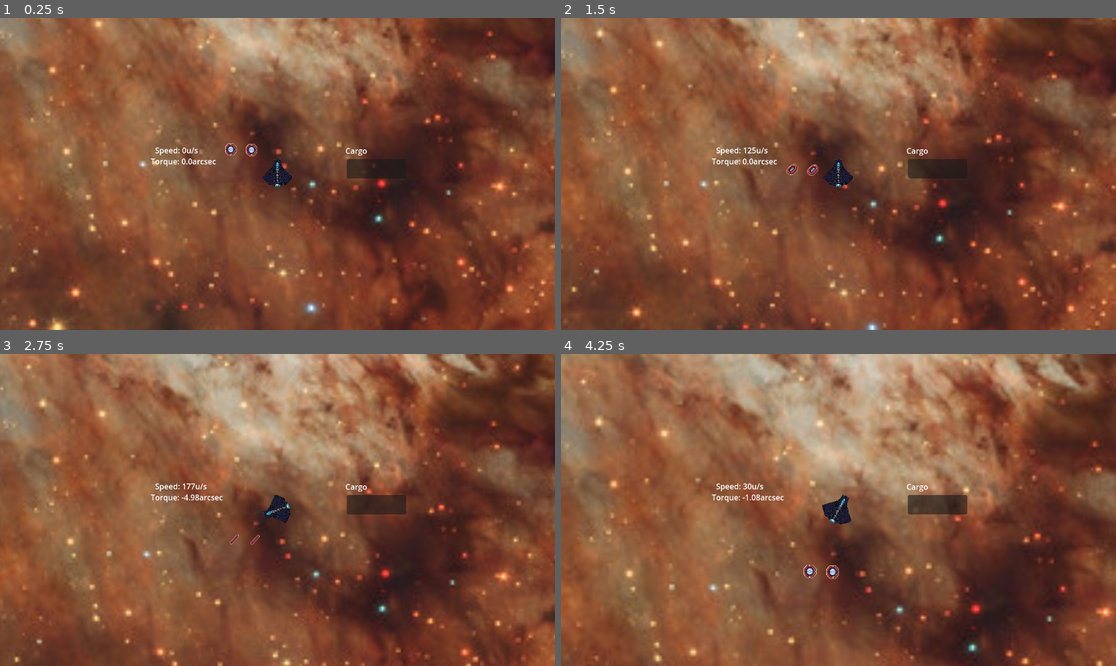
Above: before the commit, frames 1-4 (two rows, left to right).
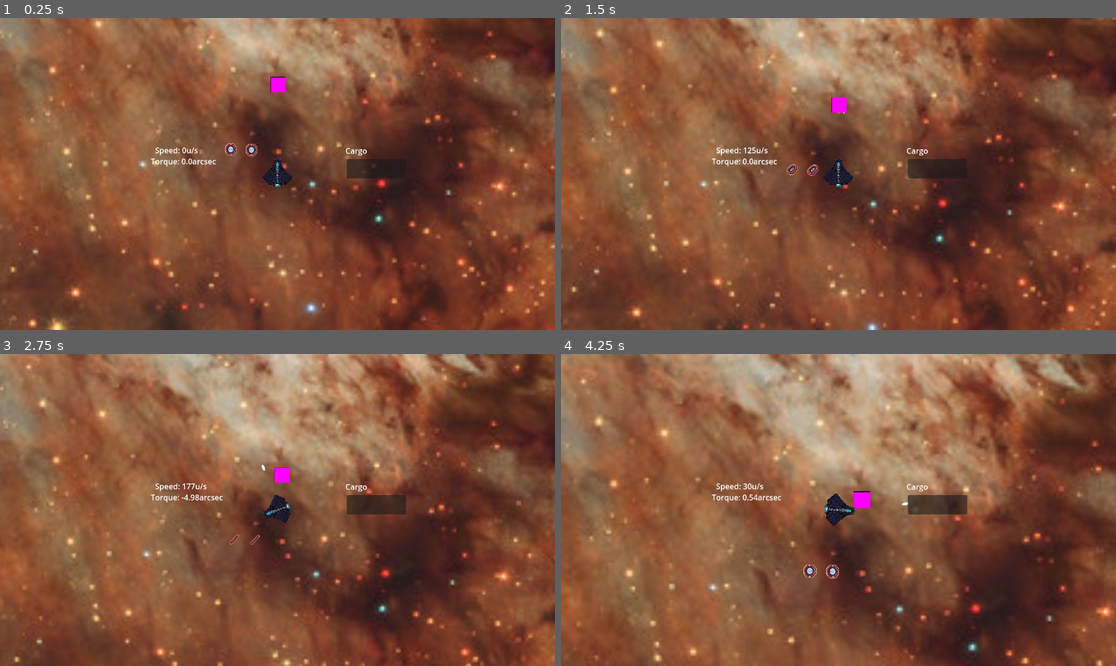
Above: after the commit, the same moments.

Repository: Tegiminis/Space-Piracy
Game: Godot game, scene res://debug_main.tscn
Same seed, same stepped clock (60 frames per second), same inputs: the game is played once before the commit and once after it.
Inputs (mouse positions are in pixels of both pictures, inside the frame that each line leads up to):
- Up to frame 1 (0.25 s): no input
- Up to frame 2 (1.5 s): move the mouse to (960, 158) at 0.52 s; hold W (thrust) 0.53-1.28 s; click (960, 158) at 0.6 s; move the mouse to (727, 189) at 1.27 s; hold Space (brake) from 1.28 s (still down); tap J (jettison) at 1.35 s
- Up to frame 3 (2.75 s): click (166, 525) at 1.55 s; move the mouse to (333, 441) at 2.02 s; release Space (brake) at 2.03 s; hold W (thrust) from 2.03 s (still down); hold A (rotate_ccw) from 2.03 s (still down); click (333, 441) at 2.3 s
- Up to frame 4 (4.25 s): move the mouse to (810, 572) at 2.77 s; release A (rotate_ccw) at 2.78 s; tap D (rotate_cw) at 2.85 s; click (810, 572) at 3.05 s; move the mouse to (1005, 556) at 3.52 s; release W (thrust) at 3.53 s; hold Space (brake) from 3.53 s (still down); tap Mouse wheel up (zoom_in) at 3.6 s; click (1005, 556) at 3.8 s

The runs differ from the first frame. In frame 1, 0.1% of the frame differs, in the area x 48-52%, y 18-24%; in frame 2, 0.1%; in frame 3, 0.2%; in frame 4, 0.7%, in the area x 32-75%, y 43-94%.

Commit message:
added hardpoint class added projectile class added health component added debug target you can shoot the debug target to deal damage and play projectile impact animation

Diff:
--- /dev/null
+++ b/actors/player/hardpoint.gd
@@ -0,0 +1,16 @@
+extends Node2D
+class_name Hardpoint
+
+const PLAYER : int = 2
+
+@export var projectile : PackedScene
+
+func fire():
+	var _obj : Projectile
+	_obj = projectile.instantiate()
+	_obj.source = owner
+	_obj.add_collision_exception_with(owner)
+	_obj.global_position = global_position
+	_obj.global_rotation = global_rotation
+	_obj.apply_impulse(-_obj.transform.y * _obj.speed)
+	get_tree().root.get_child(0).add_child(_obj)
--- a/actors/player/player.gd
+++ b/actors/player/player.gd
@@ -6,6 +6,7 @@
 @export var hud : CanvasLayer
 @onready var camera = $Camera2D
 @onready var cargo = $CargoInventory
+@onready var hardpoint = $Hardpoint
 
 func _ready() -> void:
 	hud.cargo_list.item_activated.connect(_cargo_jettison_button_pressed)
@@ -17,7 +18,6 @@
 	pass
 
 func _physics_process(delta: float) -> void:
-
 	linear_damp = 0
 
 	var int_speed = snapped(linear_velocity.length(), 1)
@@ -47,6 +47,9 @@
 	if Input.is_action_just_pressed("jettison"):
 		cargo.jettison("Debug")
 
+	if Input.is_action_just_pressed("fire"):
+		hardpoint.fire()
+
 func _update_cargo_hud():
 	var inv_debug_str : String = ""
 	for key in cargo.inventory:
--- a/actors/player/player.tscn
+++ b/actors/player/player.tscn
@@ -1,8 +1,10 @@
-[gd_scene load_steps=7 format=3 uid="uid://dehoi63e4uru4"]
+[gd_scene load_steps=9 format=3 uid="uid://dehoi63e4uru4"]
 
 [ext_resource type="Script" uid="uid://vi18hjd2sbii" path="res://actors/player/player.gd" id="1_ilk7j"]
 [ext_resource type="Texture2D" uid="uid://b3chcwm3qclqe" path="res://sprites/Kitty-Fighter-1.png" id="1_nvxhs"]
 [ext_resource type="Script" uid="uid://bcxihwjlgobj0" path="res://components/cargo/cargo_inventory.gd" id="3_ax26v"]
+[ext_resource type="Script" uid="uid://xcops28rerud" path="res://actors/player/hardpoint.gd" id="4_lsqbn"]
+[ext_resource type="PackedScene" uid="uid://0f56kwfhhpo7" path="res://objects/projectiles/plasma.tscn" id="5_6p1w3"]
 
 [sub_resource type="RectangleShape2D" id="RectangleShape2D_ilk7j"]
 size = Vector2(20, 95)
@@ -15,7 +17,8 @@
 
 [node name="Player" type="RigidBody2D"]
 z_index = 1
-collision_mask = 4
+collision_layer = 2
+collision_mask = 13
 gravity_scale = 0.0
 inertia = 10.0
 linear_damp_mode = 1
@@ -37,10 +40,18 @@
 zoom = Vector2(0.5, 0.5)
 
 [node name="CargoInventory" type="Area2D" parent="."]
+collision_mask = 16
 script = ExtResource("3_ax26v")
 
 [node name="CollisionShape2D" type="CollisionShape2D" parent="CargoInventory"]
 shape = SubResource("RectangleShape2D_lsqbn")
 
+[node name="Hardpoint" type="Node2D" parent="."]
+position = Vector2(12, -44)
+script = ExtResource("4_lsqbn")
+projectile = ExtResource("5_6p1w3")
+
+[node name="RayCast2D" type="RayCast2D" parent="Hardpoint"]
+
 [connection signal="added" from="CargoInventory" to="." method="_on_cargo_inventory_added"]
 [connection signal="jettisoned" from="CargoInventory" to="." method="_on_cargo_inventory_jettisoned"]
--- a/components/hud/hud.tscn
+++ b/components/hud/hud.tscn
@@ -3,6 +3,7 @@
 [ext_resource type="Script" uid="uid://cxpw6y2cssp6p" path="res://components/hud/hud.gd" id="1_p67qi"]
 
 [sub_resource type="SystemFont" id="SystemFont_p67qi"]
+subpixel_positioning = 0
 
 [sub_resource type="Theme" id="Theme_kjhcr"]
 default_font = SubResource("SystemFont_p67qi")
--- a/debug_main.tscn
+++ b/debug_main.tscn
@@ -1,12 +1,14 @@
-[gd_scene load_steps=8 format=3 uid="uid://r53hx63atqvf"]
+[gd_scene load_steps=11 format=3 uid="uid://r53hx63atqvf"]
 
 [ext_resource type="PackedScene" uid="uid://dehoi63e4uru4" path="res://actors/player/player.tscn" id="1_qa1h0"]
 [ext_resource type="Texture2D" uid="uid://dnbpr2tvbwrfk" path="res://sprites/space_backdrop.jpg" id="2_btyhq"]
 [ext_resource type="PackedScene" uid="uid://bjfvop78828wx" path="res://objects/cargo_container/CargoContainer.tscn" id="3_nve11"]
 [ext_resource type="Script" uid="uid://h7tcafjig66e" path="res://resources/item.gd" id="4_a3sma"]
 [ext_resource type="PackedScene" uid="uid://dtdul0e476fqk" path="res://components/hud/hud.tscn" id="5_4b5sl"]
+[ext_resource type="PackedScene" uid="uid://iybkwmvq55g1" path="res://objects/debug/debug_target.tscn" id="6_4b5sl"]
+[ext_resource type="Script" uid="uid://qnurikpe3d5k" path="res://resources/health.gd" id="7_4deea"]
 
-[sub_resource type="Resource" id="Resource_bey5n"]
+[sub_resource type="Resource" id="Resource_4deea"]
 resource_local_to_scene = true
 script = ExtResource("4_a3sma")
 name = "Iron"
@@ -29,6 +31,18 @@
 container = ExtResource("3_nve11")
 metadata/_custom_type_script = "uid://h7tcafjig66e"
 
+[sub_resource type="Resource" id="Resource_c4u31"]
+resource_local_to_scene = true
+script = ExtResource("7_4deea")
+health_max = 10
+armor_max = 0
+resistance = 0
+super_armor = false
+invulnerable = false
+killable = false
+crit_mult = 2.0
+metadata/_custom_type_script = "uid://qnurikpe3d5k"
+
 [node name="DebugMain" type="Node2D"]
 
 [node name="Player" parent="." node_paths=PackedStringArray("hud") instance=ExtResource("1_qa1h0")]
@@ -50,3 +64,7 @@
 item = SubResource("Resource_4b5sl")
 
 [node name="HUD" parent="." instance=ExtResource("5_4b5sl")]
+
+[node name="DebugTarget" parent="." instance=ExtResource("6_4b5sl")]
+position = Vector2(471, -78)
+health = SubResource("Resource_c4u31")
--- /dev/null
+++ b/lib/mathlib.gd
@@ -0,0 +1,7 @@
+extends Resource
+class_name MathLib
+
+static func radian_to_vector2(radian : float):
+	var direction = Vector2(cos(radian), sin(radian))
+	direction = direction.normalized()
+	return direction
--- a/objects/cargo_container/CargoContainer.tscn
+++ b/objects/cargo_container/CargoContainer.tscn
@@ -56,7 +56,8 @@
 shape = SubResource("CircleShape2D_8rlx8")
 
 [node name="Area2D" type="Area2D" parent="."]
-collision_layer = 4
+collision_layer = 16
+collision_mask = 2
 
 [node name="CollisionShape2D" type="CollisionShape2D" parent="Area2D"]
 shape = SubResource("RectangleShape2D_chr78")
--- /dev/null
+++ b/objects/debug/debug_target.gd
@@ -0,0 +1,14 @@
+extends RigidBody2D
+
+@export var health : ComponentHealth
+
+func _ready() -> void:
+	health._ready()
+	health.connect("injured", _on_injured)
+	health.connect("died", _on_died)
+
+func _on_injured(amount, crit, source):
+	print("Debug Target Damage: " + str(amount))
+
+func _on_died(killer):
+	queue_free()
--- /dev/null
+++ b/objects/debug/debug_target.tscn
@@ -0,0 +1,19 @@
+[gd_scene load_steps=4 format=3 uid="uid://iybkwmvq55g1"]
+
+[ext_resource type="Script" uid="uid://didhi0tmhgpkf" path="res://objects/debug/debug_target.gd" id="1_ip64q"]
+
+[sub_resource type="RectangleShape2D" id="RectangleShape2D_o0dwv"]
+size = Vector2(64, 64)
+
+[sub_resource type="PlaceholderTexture2D" id="PlaceholderTexture2D_73vtt"]
+size = Vector2(64, 64)
+
+[node name="DebugTarget" type="RigidBody2D"]
+collision_layer = 4
+script = ExtResource("1_ip64q")
+
+[node name="CollisionShape2D" type="CollisionShape2D" parent="."]
+shape = SubResource("RectangleShape2D_o0dwv")
+
+[node name="Sprite2D" type="Sprite2D" parent="."]
+texture = SubResource("PlaceholderTexture2D_73vtt")
--- /dev/null
+++ b/objects/projectiles/plasma.tscn
@@ -0,0 +1,284 @@
+[gd_scene load_steps=11 format=3 uid="uid://0f56kwfhhpo7"]
+
+[ext_resource type="Script" uid="uid://c6grot2n04rb4" path="res://objects/projectiles/projectile.gd" id="1_6da6v"]
+[ext_resource type="Texture2D" uid="uid://cluyb5xrk0ony" path="res://sprites/projectile-1-standard.png" id="1_gjs8h"]
+[ext_resource type="Texture2D" uid="uid://b53wppybs8wki" path="res://sprites/projectile-1-standard-impactsheet-alternate.png" id="3_nqphd"]
+[ext_resource type="Texture2D" uid="uid://dgkvtxfachrxi" path="res://sprites/projectile-1-standard-impactsheet.png" id="4_nh7cq"]
+
+[sub_resource type="CapsuleShape2D" id="CapsuleShape2D_6da6v"]
+radius = 5.0
+height = 24.0
+
+[sub_resource type="Animation" id="Animation_nh7cq"]
+resource_name = "idle"
+tracks/0/type = "value"
+tracks/0/imported = false
+tracks/0/enabled = true
+tracks/0/path = NodePath("Projectile:visible")
+tracks/0/interp = 1
+tracks/0/loop_wrap = true
+tracks/0/keys = {
+"times": PackedFloat32Array(0),
+"transitions": PackedFloat32Array(1),
+"update": 1,
+"values": [true]
+}
+tracks/1/type = "value"
+tracks/1/imported = false
+tracks/1/enabled = false
+tracks/1/path = NodePath("Impact1:visible")
+tracks/1/interp = 1
+tracks/1/loop_wrap = true
+tracks/1/keys = {
+"times": PackedFloat32Array(0),
+"transitions": PackedFloat32Array(1),
+"update": 1,
+"values": [false]
+}
+tracks/2/type = "value"
+tracks/2/imported = false
+tracks/2/enabled = true
+tracks/2/path = NodePath("Impact2:visible")
+tracks/2/interp = 1
+tracks/2/loop_wrap = true
+tracks/2/keys = {
+"times": PackedFloat32Array(0),
+"transitions": PackedFloat32Array(1),
+"update": 1,
+"values": [false]
+}
+
+[sub_resource type="Animation" id="Animation_j33yb"]
+length = 0.001
+tracks/0/type = "value"
+tracks/0/imported = false
+tracks/0/enabled = true
+tracks/0/path = NodePath("Projectile:visible")
+tracks/0/interp = 1
+tracks/0/loop_wrap = true
+tracks/0/keys = {
+"times": PackedFloat32Array(0),
+"transitions": PackedFloat32Array(1),
+"update": 1,
+"values": [true]
+}
+tracks/1/type = "value"
+tracks/1/imported = false
+tracks/1/enabled = true
+tracks/1/path = NodePath("Impact1:visible")
+tracks/1/interp = 1
+tracks/1/loop_wrap = true
+tracks/1/keys = {
+"times": PackedFloat32Array(0),
+"transitions": PackedFloat32Array(1),
+"update": 1,
+"values": [false]
+}
+tracks/2/type = "value"
+tracks/2/imported = false
+tracks/2/enabled = true
+tracks/2/path = NodePath("Impact1:frame")
+tracks/2/interp = 1
+tracks/2/loop_wrap = true
+tracks/2/keys = {
+"times": PackedFloat32Array(0),
+"transitions": PackedFloat32Array(1),
+"update": 1,
+"values": [0]
+}
+tracks/3/type = "value"
+tracks/3/imported = false
+tracks/3/enabled = true
+tracks/3/path = NodePath("Impact2:visible")
+tracks/3/interp = 1
+tracks/3/loop_wrap = true
+tracks/3/keys = {
+"times": PackedFloat32Array(0),
+"transitions": PackedFloat32Array(1),
+"update": 1,
+"values": [false]
+}
+tracks/4/type = "value"
+tracks/4/imported = false
+tracks/4/enabled = true
+tracks/4/path = NodePath("Impact2:frame")
+tracks/4/interp = 1
+tracks/4/loop_wrap = true
+tracks/4/keys = {
+"times": PackedFloat32Array(0),
+"transitions": PackedFloat32Array(1),
+"update": 1,
+"values": [0]
+}
+
+[sub_resource type="Animation" id="Animation_nqphd"]
+resource_name = "impact"
+length = 0.5
+tracks/0/type = "value"
+tracks/0/imported = false
+tracks/0/enabled = true
+tracks/0/path = NodePath("Projectile:visible")
+tracks/0/interp = 1
+tracks/0/loop_wrap = true
+tracks/0/keys = {
+"times": PackedFloat32Array(0),
+"transitions": PackedFloat32Array(1),
+"update": 1,
+"values": [false]
+}
+tracks/1/type = "value"
+tracks/1/imported = false
+tracks/1/enabled = true
+tracks/1/path = NodePath("Impact1:visible")
+tracks/1/interp = 1
+tracks/1/loop_wrap = true
+tracks/1/keys = {
+"times": PackedFloat32Array(0),
+"transitions": PackedFloat32Array(1),
+"update": 1,
+"values": [true]
+}
+tracks/2/type = "value"
+tracks/2/imported = false
+tracks/2/enabled = true
+tracks/2/path = NodePath("Impact1:frame")
+tracks/2/interp = 1
+tracks/2/loop_wrap = true
+tracks/2/keys = {
+"times": PackedFloat32Array(0, 0.1, 0.2, 0.3),
+"transitions": PackedFloat32Array(1, 1, 1, 1),
+"update": 1,
+"values": [0, 1, 2, 3]
+}
+tracks/3/type = "method"
+tracks/3/imported = false
+tracks/3/enabled = true
+tracks/3/path = NodePath(".")
+tracks/3/interp = 1
+tracks/3/loop_wrap = true
+tracks/3/keys = {
+"times": PackedFloat32Array(0.4),
+"transitions": PackedFloat32Array(1),
+"values": [{
+"args": [],
+"method": &"queue_free"
+}]
+}
+tracks/4/type = "value"
+tracks/4/imported = false
+tracks/4/enabled = true
+tracks/4/path = NodePath("Impact2:visible")
+tracks/4/interp = 1
+tracks/4/loop_wrap = true
+tracks/4/keys = {
+"times": PackedFloat32Array(0),
+"transitions": PackedFloat32Array(1),
+"update": 1,
+"values": [false]
+}
+
+[sub_resource type="Animation" id="Animation_ip51p"]
+resource_name = "impact_alt"
+length = 0.5
+tracks/0/type = "value"
+tracks/0/imported = false
+tracks/0/enabled = true
+tracks/0/path = NodePath("Projectile:visible")
+tracks/0/interp = 1
+tracks/0/loop_wrap = true
+tracks/0/keys = {
+"times": PackedFloat32Array(0),
+"transitions": PackedFloat32Array(1),
+"update": 1,
+"values": [false]
+}
+tracks/1/type = "value"
+tracks/1/imported = false
+tracks/1/enabled = true
+tracks/1/path = NodePath("Impact1:visible")
+tracks/1/interp = 1
+tracks/1/loop_wrap = true
+tracks/1/keys = {
+"times": PackedFloat32Array(0),
+"transitions": PackedFloat32Array(1),
+"update": 1,
+"values": [false]
+}
+tracks/2/type = "method"
+tracks/2/imported = false
+tracks/2/enabled = true
+tracks/2/path = NodePath(".")
+tracks/2/interp = 1
+tracks/2/loop_wrap = true
+tracks/2/keys = {
+"times": PackedFloat32Array(0.4),
+"transitions": PackedFloat32Array(1),
+"values": [{
+"args": [],
+"method": &"queue_free"
+}]
+}
+tracks/3/type = "value"
+tracks/3/imported = false
+tracks/3/enabled = true
+tracks/3/path = NodePath("Impact2:visible")
+tracks/3/interp = 1
+tracks/3/loop_wrap = true
+tracks/3/keys = {
+"times": PackedFloat32Array(0),
+"transitions": PackedFloat32Array(1),
+"update": 1,
+"values": [true]
+}
+tracks/4/type = "value"
+tracks/4/imported = false
+tracks/4/enabled = true
+tracks/4/path = NodePath("Impact2:frame")
+tracks/4/interp = 1
+tracks/4/loop_wrap = true
+tracks/4/keys = {
+"times": PackedFloat32Array(0, 0.1, 0.2, 0.3),
+"transitions": PackedFloat32Array(1, 1, 1, 1),
+"update": 1,
+"values": [0, 1, 2, 3]
+}
+
+[sub_resource type="AnimationLibrary" id="AnimationLibrary_ip51p"]
+_data = {
+&"RESET": SubResource("Animation_j33yb"),
+&"idle": SubResource("Animation_nh7cq"),
+&"impact": SubResource("Animation_nqphd"),
+&"impact_alt": SubResource("Animation_ip51p")
+}
+
+[node name="Plasma" type="RigidBody2D"]
+collision_layer = 8
+collision_mask = 7
+contact_monitor = true
+max_contacts_reported = 1
+script = ExtResource("1_6da6v")
+speed = 500.0
+
+[node name="CollisionShape2D" type="CollisionShape2D" parent="."]
+shape = SubResource("CapsuleShape2D_6da6v")
+
+[node name="AnimationPlayer" type="AnimationPlayer" parent="."]
+libraries = {
+&"": SubResource("AnimationLibrary_ip51p")
+}
+
+[node name="Projectile" type="Sprite2D" parent="."]
+texture = ExtResource("1_gjs8h")
+
+[node name="Impact1" type="Sprite2D" parent="."]
+visible = false
+texture = ExtResource("3_nqphd")
+hframes = 4
+
+[node name="Impact2" type="Sprite2D" parent="."]
+visible = false
+texture = ExtResource("4_nh7cq")
+hframes = 5
+
+[connection signal="body_entered" from="." to="." method="_projectile_collided"]
+[connection signal="body_entered" from="." to="." method="_on_body_entered"]
--- /dev/null
+++ b/objects/projectiles/projectile.gd
@@ -0,0 +1,29 @@
+extends RigidBody2D
+class_name Projectile
+
+var source
+@export var speed = 100.0
+@export var damage = 10
+@export var lifetime = 5.0
+
+@onready var animator : AnimationPlayer = $AnimationPlayer
+
+func _init() -> void:
+	source = null
+
+func _ready() -> void:
+	animator.play("idle")
+
+func _physics_process(delta: float) -> void:
+	lifetime -= delta
+	if lifetime <= 0: queue_free()
+
+func _projectile_collided(object:Node):
+	print(object)
+	var _health : ComponentHealth = object.get("health")
+	if _health != null:
+		var taken = _health.injure(damage, false, 0, false, source)
+	linear_velocity = Vector2.ZERO
+	var anim_randomizer = randf()
+	if anim_randomizer < 0.5: animator.play("impact")
+	else: animator.play("impact_alt")
--- a/project.godot
+++ b/project.godot
@@ -57,12 +57,19 @@
 "events": [Object(InputEventKey,"resource_local_to_scene":false,"resource_name":"","device":0,"window_id":0,"alt_presse …(189 unchanged characters)…
 ]
 }
+fire={
+"deadzone": 0.2,
+"events": [Object(InputEventMouseButton,"resource_local_to_scene":false,"resource_name":"","device":-1,"window_id":0,"alt_pressed":false,"shift_pressed":false,"ctrl_pressed":false,"meta_pressed":false,"button_mask":0,"position":Vector2(0, 0),"global_position":Vector2(0, 0),"factor":1.0,"button_index":1,"canceled":false,"pressed":false,"double_click":false,"script":null)
+]
+}
 
 [layer_names]
 
-2d_physics/layer_1="Player"
-2d_physics/layer_2="Enemy"
-2d_physics/layer_3="Pickup"
+2d_physics/layer_1="Static"
+2d_physics/layer_2="Ship"
+2d_physics/layer_3="Enemy"
+2d_physics/layer_4="Projectile"
+2d_physics/layer_5="Pickup"
 
 [physics]
 
--- /dev/null
+++ b/resources/health.gd
@@ -0,0 +1,91 @@
+## Adds "health" to this object, allowing it to be damaged.
+## Should always be assigned to the "health" property on the object; see player object for an example.
+
+extends Resource
+class_name ComponentHealth
+
+## This object has died. Passes the [param killer].
+signal died(killer)
+## This object was injured. Passes the [param amount] of damage and its [param source].
+signal injured(amount, crit, source)
+## This object was healed. Passes the [param amount] of healing and its [param source].
+signal healed(amount, source)
+## This object was armored. Passes the [param amount] of armoring and its [param source].
+signal armored(amount, source)
+
+## Current health. This is reduced when you take damage, and is modified by your resistance value.
+var health = 0
+## Maximum health.
+@export var health_max = 100
+
+## Current armor. This is reduced when you take damage, according to the amount of damage you resisted.
+var armor = 0
+## Maximum armor.
+@export var armor_max = 20
+## Armor resistance, expressed as a percentage ([code]resistance / 100[/code])
+@export var resistance = 50
+## Does this character [b]always resist[/b] attacks? Ignores armor values when calculating resistance.
+@export var super_armor = false
+
+## Is this character invulnerable (ignores all damage)?
+@export var invulnerable = false
+## Is this character unkillable (does not die)?
+@export var killable = true
+
+## If you shoot the weak spot, what is the damage multiplier?
+@export var crit_mult : float = 2.0
+
+## Is this character alive?
+var alive = true
+
+func _ready():
+	health = health_max
+	armor = armor_max
+	if not is_local_to_scene(): push_warning("Health component for " + str(resource_path) + " is not set to loca-to-scene! All stats are shared between all objects with this component!")
+
+## Injures the character this [ComponentHealth] is attached to.
+## Takes [param damage] for initial damage, [param source] for damage source, [param penetration] for amount of resist ignored, and [param ignore] to fully ignore all resistance.
+## Emits [param injured] signal, and [param died] signal if damage was lethal.
+func injure(damage:int, crit = false, penetration:int = 0, ignore:bool = false, source = null) -> int:
+	var taken = 0
+	if not invulnerable: # if you're invuln, you don't take damage!
+		taken = damage
+		if crit: taken *= crit_mult
+		var resist_percent = max(0 , min(1, (float(resistance - penetration)) / 100))
+		var resisted = taken * resist_percent
+
+		if not ignore and resisted > 0: # armor calculation and adjustment
+			if not super_armor: resisted = min(1, armor / resisted) * resisted
+			taken -= resisted
+		if taken > 0: # apply damage and armor loss
+			taken = roundi(taken)
+			health = max(0, health - taken)
+			if not super_armor: armor = max(0, armor - resisted)
+			injured.emit(taken, crit, source)
+
+	# megamind meme no health???
+	if killable and health <= 0:
+		die(source)
+
+	return taken
+
+## Heals the character this [ComponentHealth] is attached to.
+## Takes [param amount] for healing, and [param source] for healing source.
+## Emits [param healed] signal.
+func heal(amount:int, source = null):
+	health = min(health_max, health + amount)
+	healed.emit(amount, source)
+
+## Armors the character this [ComponentHealth] is attached to.
+## Takes [param amount] for armoring amount, and [param source] for armoring source.
+## Emits [param armored] signal.
+func armoring(amount:int, source = null):
+	armor = min(armor_max, armor + amount)
+	armored.emit(amount, source)
+
+## Kills this character. Flips the [param alive] bool to false.
+## Takes [param killer] for the object that made the final blow.
+## Emits [param died] signal.
+func die(killer):
+	alive = false
+	died.emit(killer)
Not shown, added: actors/player/hardpoint.gd.uid
Not shown: 1 places in debug_main.tscn that only renumber resources
Not shown, added: lib/mathlib.gd.uid
Not shown, added: objects/debug/debug_target.gd.uid
Not shown, added: objects/projectiles/projectile.gd.uid
Not shown, added: resources/health.gd.uid
Binary file changed: sprites/projectile-1-standard-impactsheet.png
